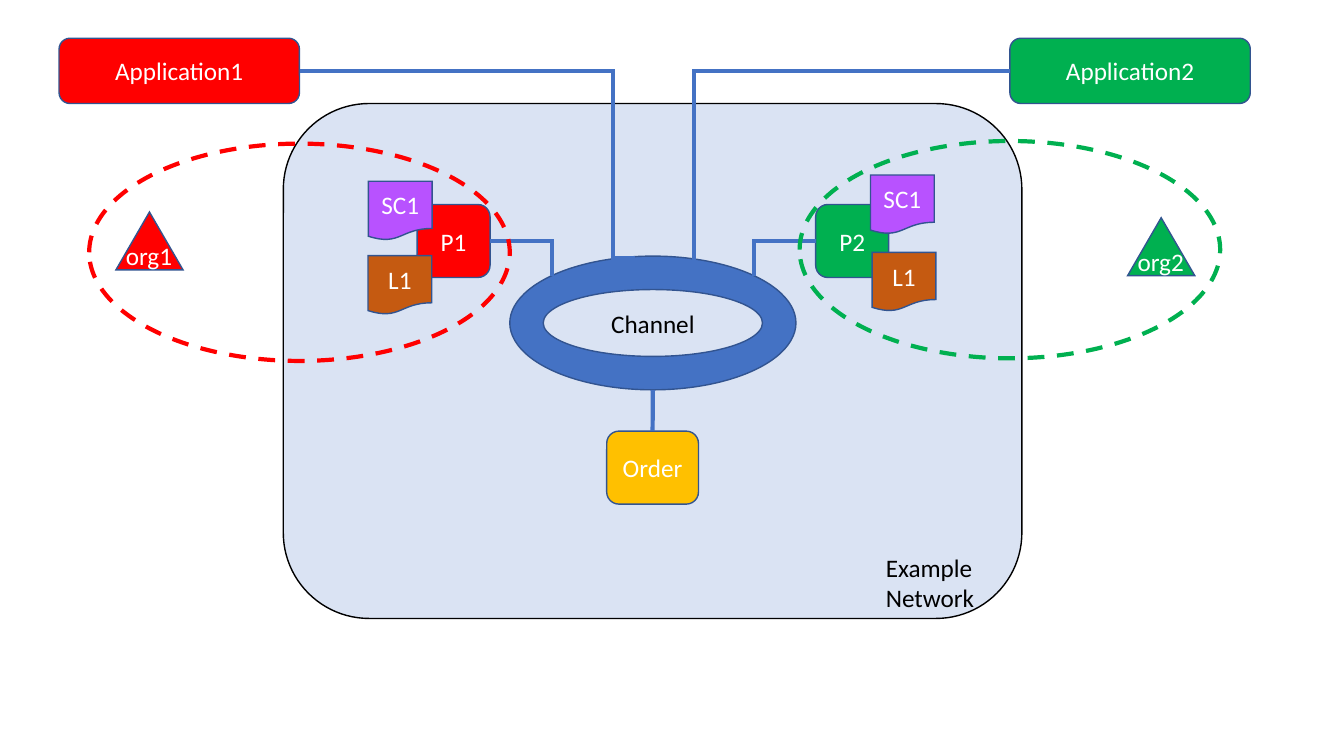
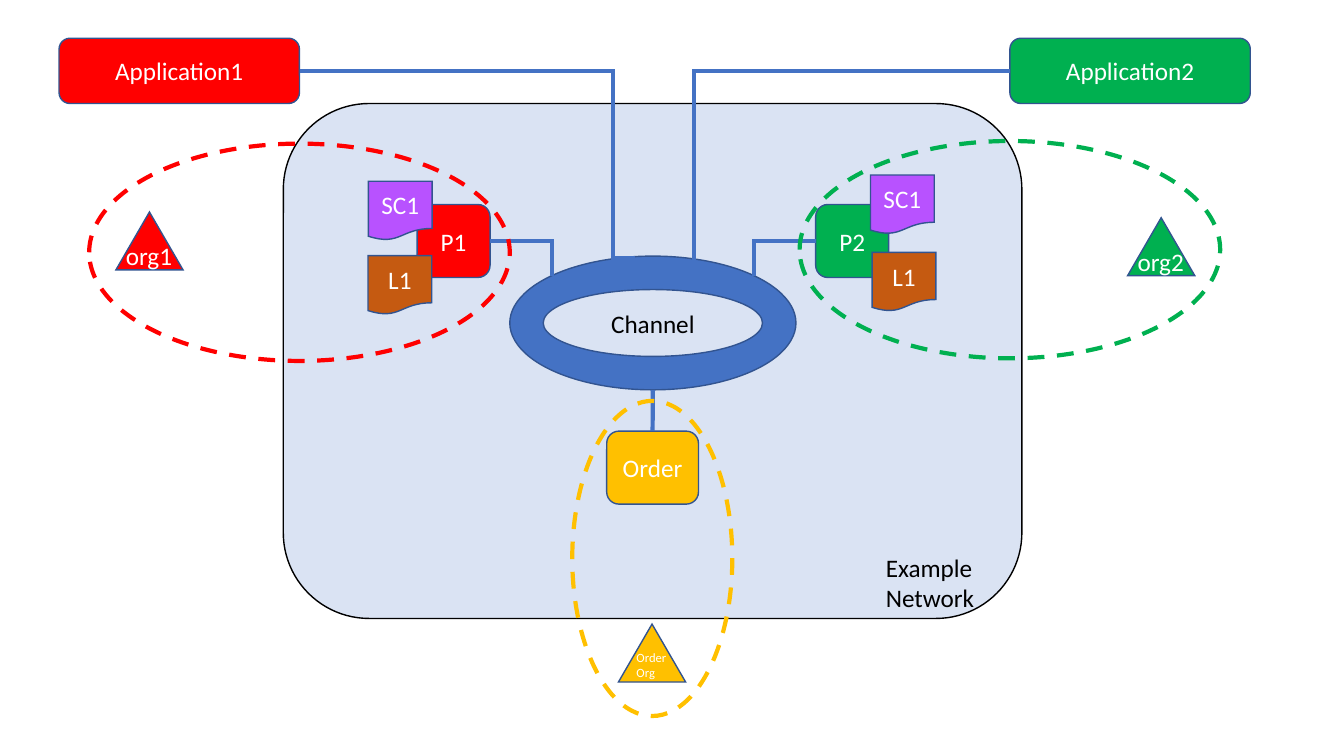
Before and after one commit to DayuanTan/Blockchain, a slide deck: slide 1 of img/example_network.pptx. Drawn at 1344x756 pixels with LibreOffice and Linux fonts; fonts in the diff are those of the drawing. Boxes give left, top, right and bottom in pixels: in the first picture for what was removed or moved away, otherwise in the second. Text is boxed around its words. In the diff, an @@ line names an element or a change of style, - is before the commit and + after.

Commit message:
orderer is also a organization

```diff
--- a/img/example_network.pptx
+++ b/img/example_network.pptx
@@ ellipse added at (x1=573, y1=401, x2=733, y2=717), outline #FFC000 3 pt dashed @@
@@ triangle added at (x1=619, y1=624, x2=687, y2=682), fill #FFC000, outline #325491 1 pt @@
@@ text added at (x1=636, y1=652, x2=666, y2=679), 9 pt, text #FFFFFF @@
+Order Org
```
Also in this commit, not shown: 2 other files.
